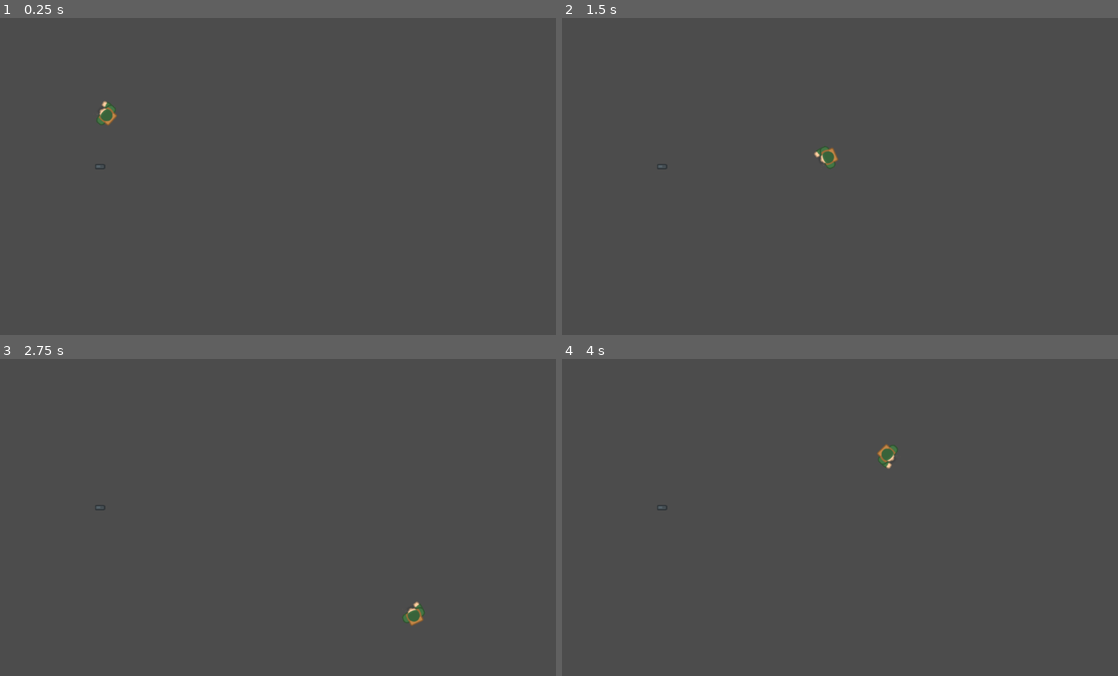
Above: before the commit, frames 1-4 (two rows, left to right).
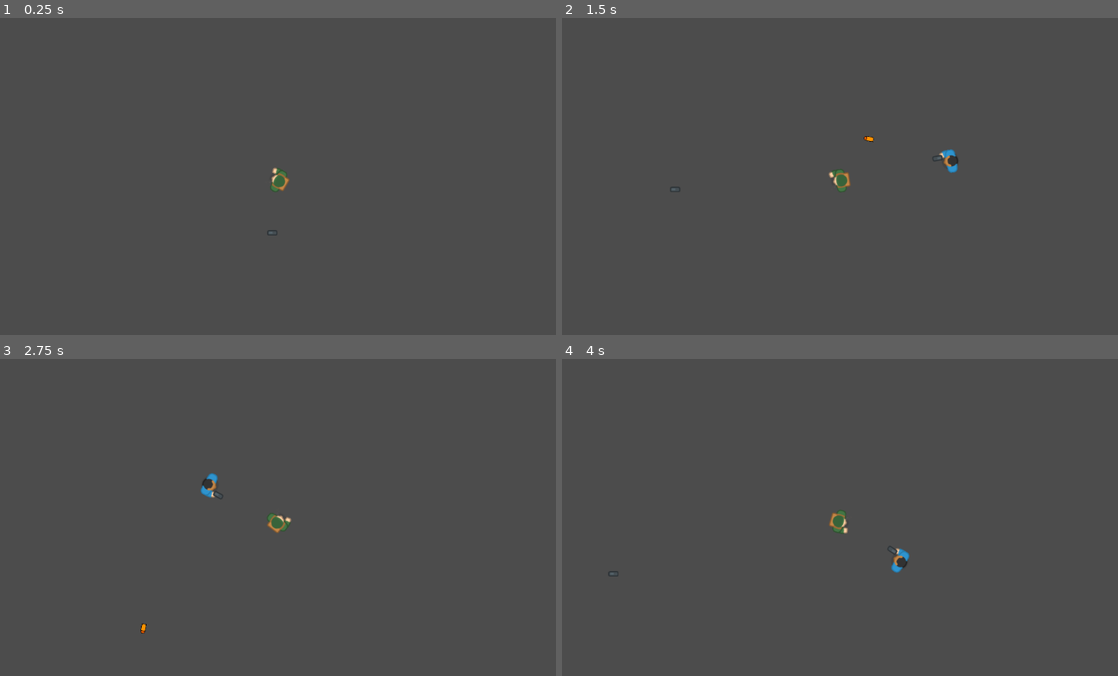
Above: after the commit, the same moments.

Repository: SeanKuehl/Project-Value
Game: Godot game, scene res://Levels/LevelOne.tscn
The game is run twice, just before and just after one commit, with the same random seed, the same clock (stepped at 60 frames per second) and the same inputs.
Inputs (mouse positions are in pixels of both pictures, inside the frame that each line leads up to):
- Up to frame 1 (0.25 s): no input
- Up to frame 2 (1.5 s): tap Enter at 0.5 s; move the mouse to (962, 163) at 0.52 s; hold D (RIGHT) 0.53-1.28 s; tap Q (DROP) at 0.6 s; tap Space (SHOOT) at 0.8, 1.35 s; move the mouse to (728, 195) at 1.27 s; hold S (DOWN) from 1.28 s (still down)
- Up to frame 3 (2.75 s): tap Q (DROP) at 1.55, 2.1 s; move the mouse to (333, 450) at 2.02 s; release S (DOWN) at 2.03 s; hold D (RIGHT) from 2.03 s (still down); tap Space (SHOOT) at 2.3 s
- Up to frame 4 (4 s): move the mouse to (812, 587) at 2.77 s; release D (RIGHT) at 2.78 s; hold W (UP) 2.78-3.53 s; tap E (PICKUP) at 2.85 s; tap Q (DROP) at 3.05 s; move the mouse to (1006, 571) at 3.52 s; hold A (LEFT) from 3.53 s (still down); tap Space (SHOOT) at 3.6 s

The runs differ from the first frame. In frame 1, 0.3% of the frame differs, in the area x 17-53%, y 26-69%; in frame 2, 0.5%, in the area x 17-72%, y 37-55%; in frame 3, 0.5%; in frame 4, 0.5%.
Error before the commit: Invalid type in function 'remove_child' in base 'KinematicBody2D (Player.gd)'. Cannot convert argument 1 from int to Object. (res://Player/Player.gd:96)
Error after the commit: Invalid call. Nonexistent function 'Drop' in base 'int'. (res://Player/Player.gd:94)

Commit message:
fixed the pickup problem, dropping weapons now works, working on knife which will always be in hand no matter what

Diff:
--- a/Bullets/Bullet.gd
+++ b/Bullets/Bullet.gd
@@ -12,6 +12,13 @@
 	position += transform.x * speed * delta
 
 func _on_Area2D_body_entered(entity):
+	WhenEntered(entity)
+
+
+
+#this function is here because a connection still needs to be made to the script, but
+#this function can be called in that connection function
+func WhenEntered(entity):
 	if entity.is_in_group("Enemy"):
 		entity.I_Got_Hit(damage)
 		#maybe call a function in the enemy and pass in the bullets damage,
--- /dev/null
+++ b/Bullets/KnifeBullet.gd
@@ -0,0 +1,18 @@
+extends "res://Bullets/Bullet.gd"
+
+
+#this will be an invisible, stationary bullet that will handle melee
+#with the knife
+onready var lifeTimer = $ExistenceTimer
+
+func _ready():
+	damage = 50
+	bulletName = "knife bullet"
+	speed = 0	#the bullet shouldn't move
+	lifeTimer.start()
+
+
+func _physics_process(delta):
+	if lifeTimer.is_stopped():
+		queue_free()
+	._physics_process(delta)
--- /dev/null
+++ b/Bullets/KnifeBullet.tscn
@@ -0,0 +1,27 @@
+[gd_scene load_steps=4 format=2]
+
+[ext_resource path="res://Bullets/KnifeBullet.gd" type="Script" id=1]
+[ext_resource path="res://icon.png" type="Texture" id=2]
+
+[sub_resource type="RectangleShape2D" id=1]
+extents = Vector2( 10, 8 )
+
+[node name="Area2D" type="Area2D"]
+script = ExtResource( 1 )
+
+[node name="Sprite" type="Sprite" parent="."]
+
+[node name="icon" type="Sprite" parent="Sprite"]
+position = Vector2( 0.333799, 0.118229 )
+scale = Vector2( 0.308594, 0.261719 )
+texture = ExtResource( 2 )
+
+[node name="CollisionShape2D" type="CollisionShape2D" parent="."]
+position = Vector2( 0.25, 0 )
+shape = SubResource( 1 )
+
+[node name="ExistenceTimer" type="Timer" parent="."]
+wait_time = 0.5
+one_shot = true
+
+[connection signal="body_entered" from="." to="." method="_on_Area2D_body_entered"]
--- a/DroppedWeapons/DroppedWeapon.gd
+++ b/DroppedWeapons/DroppedWeapon.gd
@@ -20,7 +20,7 @@
 		pass
 		#do noting, enemies don't pick up weapons
 	if entity.is_in_group("Player"):
-		print("yes")
+
 		playerInsidePickupArea = true
 		#do the weapon pickup code with the player, and disappear
 		#entity.PlayerPickupWeapon(weaponPlayerWillPickUp.instance())
--- a/Enemies/Enemy.gd
+++ b/Enemies/Enemy.gd
@@ -6,9 +6,10 @@
 var chaseSpeed = 200
 var velocity = Vector2()
 
-var shootTimer = 0
+#var shootTimer = 0
 
 var playerDetected = false
+var IGotShot = false	#this will make enemy alert if they get shot
 
 var minimap_icon = "mob"
 
@@ -16,9 +17,16 @@
 onready var enemySprite = $manBlue_gun
 onready var blinkTimer = $HurtBlinkTimer
 onready var weaponDropPos = $DropWeaponSpot
+onready var muzzle = $GunMuzzle
+onready var shootTimer = $ShootRateTimer
 onready var weaponToDropUponDeath = preload("res://DroppedWeapons/DroppedWeapon.tscn")
+onready var bulletToShoot = preload("res://Bullets/Bullet.tscn")
 var distanceToPlayer = 0
+var spotPlayerDistance = 200	#this is the distance at which the player is spotted
 
+#I will hard code what bullets/guns the enemies use so that I can customize it
+#to the enemy without having to also balance things for the player
+#maybe have enemy bullets but not enemy weapons
 
 func _ready():
 	rotation = rand_range(0, 2*PI)
@@ -35,6 +43,7 @@
 		queue_free()
 		#do death, they have to at least drop their gun
 	else:
+		IGotShot = true
 		#do damage
 	#set_modulate(Color(0,1,0))
 		enemySprite.set_modulate(Color(59,2,2))
@@ -54,11 +63,15 @@
 	return total
 
 
-#func shoot():
+func shoot():
 
 
-	#var b = preload("res://BasicEnemyBullet.tscn").instance() 	#make a new kind of bullet for enemy
 
+	var b = bulletToShoot.instance() 	#make a new kind of bullet for enemy
+
+	b.transform = muzzle.global_transform
+	get_tree().current_scene.add_child(b)
+	shootTimer.start()
 
 
 	#owner.add_child(b)	#this adds the bullet as a child of the node that owns player, in this case the root node
@@ -76,7 +89,7 @@
 	#replace with upon detection
 	#basic AI idea: walk around aimlessly until player detected, then walk toward them and fire
 
-	if distanceToPlayer <= 200:
+	if distanceToPlayer <= spotPlayerDistance or IGotShot == true:
 		playerDetected = true
 	else:
 		playerDetected = false
@@ -88,11 +101,11 @@
 		#go towards the player
 		look_at(player.position)
 		velocity = transform.x * chaseSpeed	#change velocity to use chase speed
-		shootTimer += 1
 
-		if shootTimer > 100:
-			#shoot()
-			shootTimer = 0
+
+		if shootTimer.is_stopped():
+			shoot()
+
 		var collision = move_and_collide(velocity * delta)
 
 	else:
--- a/Enemies/Enemy.tscn
+++ b/Enemies/Enemy.tscn
@@ -25,3 +25,9 @@
 
 [node name="DropWeaponSpot" type="Position2D" parent="."]
 position = Vector2( 0, 4.24264 )
+
+[node name="GunMuzzle" type="Position2D" parent="."]
+position = Vector2( 56.922, 9.54594 )
+
+[node name="ShootRateTimer" type="Timer" parent="."]
+one_shot = true
--- a/Levels/LevelOne.tscn
+++ b/Levels/LevelOne.tscn
@@ -1,6 +1,7 @@
-[gd_scene load_steps=3 format=2]
+[gd_scene load_steps=4 format=2]
 
 [ext_resource path="res://Player/Player.tscn" type="PackedScene" id=1]
+[ext_resource path="res://Enemies/Enemy.tscn" type="PackedScene" id=2]
 [ext_resource path="res://DroppedWeapons/DroppedWeapon.tscn" type="PackedScene" id=3]
 
 [node name="LevelOne" type="Node2D"]
@@ -10,3 +11,6 @@
 
 [node name="Player" parent="." instance=ExtResource( 1 )]
 position = Vector2( 194.437, 177.747 )
+
+[node name="KinematicBody2D" parent="." instance=ExtResource( 2 )]
+position = Vector2( 804.813, 223.417 )
--- a/Player/Player.gd
+++ b/Player/Player.gd
@@ -9,6 +9,7 @@
 
 var playerWeapon = 0
 var playerWantsToPickupWeapon = false
+var knife = load("res://Weapons/Knife.tscn")
 
 func _ready():
 	pass
@@ -37,16 +38,12 @@
 	#print("this worked!")
 
 func Reload():
-	if playerWeapon == 0:
-		pass
-	else:
-		playerWeapon.Reload()
+
+	playerWeapon.Reload()
 
 func Shoot():
-	if playerWeapon == 0:
-		pass
-	else:
-		playerWeapon.Shoot() #call the weapon's shoot to handle the shooting etc
+
+	playerWeapon.Shoot() #call the weapon's shoot to handle the shooting etc
 	#I will still want a generic weapon class to handle everything
 
 	#var b = preload("res://PlayerBullet.tscn").instance() 	#make a new kind of bullet for enemy
@@ -93,9 +90,12 @@
 	if Input.is_action_just_released("PICKUP"):
 		playerWantsToPickupWeapon = false
 	if Input.is_action_just_pressed("DROP"):
-		remove_child(playerWeapon)
+
 		playerWeapon.Drop()
-		playerWeapon = 0
+		EquipWeapon(knife)
+		#put in backup plan here so player is never defensless
+		#add the backup plan weapon to player
+
 	# Make sure diagonal movement isn't faster
 
 	#I will need to add a reload, pickup and drop weapon actions/buttons
--- a/Player/Player.tscn
+++ b/Player/Player.tscn
@@ -20,3 +20,6 @@
 
 [node name="GunPosition" type="Position2D" parent="."]
 position = Vector2( 17.746, 12.7135 )
+
+[node name="Camera2D" type="Camera2D" parent="."]
+current = true
--- /dev/null
+++ b/Weapons/Knife.gd
@@ -0,0 +1,48 @@
+extends "res://Weapons/Weapon.gd"
+
+
+
+#I don't have to worry about ammo or dropped version
+#because this weapon doesn't consume ammo and can't be dropped
+
+
+
+#only when the player drops all of their other weapons will they take out the knife
+#they cannot drop the knife, this is the last resort weapon so that if the player
+#made mistakes and no longer has a gun they can still kind of defend themselves
+
+func _ready():
+	displayName = "Knife"
+	playerHandOffset = -5
+	bullet = load("res://Bullets/KnifeBullet.tscn")
+
+	coolDown = $AttackCooldown
+	reloadCoolDown = $ReloadCooldown
+	shootSound = $ShootSound
+	reloadSound = $ReloadSound
+	gunMuzzle = $Muzzle
+
+#this overrides the base class Shoot because a Knife doesn't have ammo the way a regular gun does
+func Shoot():
+	#apparently if I'm overriding a function I put this as the last line of my function:
+	#.Shoot() etc.
+
+	#this is a knife, I don't need to worry about ammo, just the attack cooldown
+	if coolDown.is_stopped():
+		shootSound.play()
+
+		#var newBullet = bullet.instance()
+		#newBullet.transform = gunMuzzle.global_transform
+		#get_tree().current_scene.add_child(newBullet)
+
+		coolDown.start()
+
+
+
+	.Shoot()
+
+#this overrides the base class reload because if a knife doesn't have ammo, there's nothing to reload
+func Reload():
+	#do nothing, there's no ammo to manipulate so don't play any sound effects or anything,
+	#this function is only here in case they press reload while using the knife
+	.Reload()
--- /dev/null
+++ b/Weapons/Knife.tscn
@@ -0,0 +1,18 @@
+[gd_scene load_steps=2 format=2]
+
+[ext_resource path="res://Weapons/Knife.gd" type="Script" id=1]
+
+[node name="KinematicBody2D" type="KinematicBody2D"]
+script = ExtResource( 1 )
+
+[node name="Sprite" type="Sprite" parent="."]
+
+[node name="AttackCooldown" type="Timer" parent="."]
+
+[node name="ReloadCooldown" type="Timer" parent="."]
+
+[node name="ShootSound" type="AudioStreamPlayer" parent="."]
+
+[node name="ReloadSound" type="AudioStreamPlayer" parent="."]
+
+[node name="Muzzle" type="Position2D" parent="."]
--- a/Weapons/Weapon.gd
+++ b/Weapons/Weapon.gd
@@ -74,8 +74,9 @@
 
 
 func Drop():
-	var droppedVersion = droppedVersion.instance()
-	droppedVersion.transform = gunMuzzle.global_transform	#drop at the muzzle so it drops visibly in front of the player
+
+	var dropped = droppedVersion.instance()
+	dropped.transform = gunMuzzle.global_transform	#drop at the muzzle so it drops visibly in front of the player
 	#droppedWeapon.position = weaponDropPos.position
-	get_tree().current_scene.add_child(droppedVersion)
+	get_tree().current_scene.add_child(dropped)
 	queue_free()
